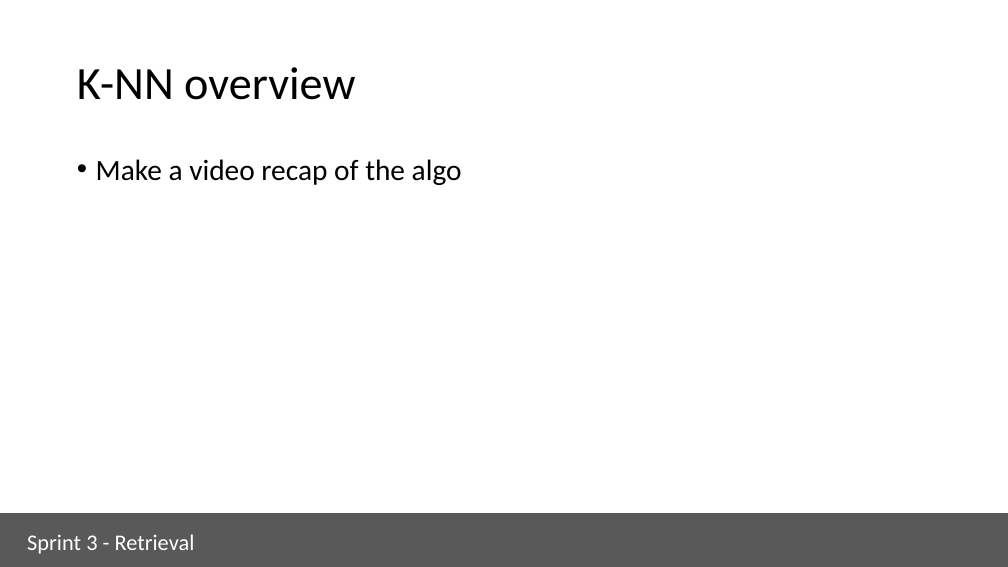
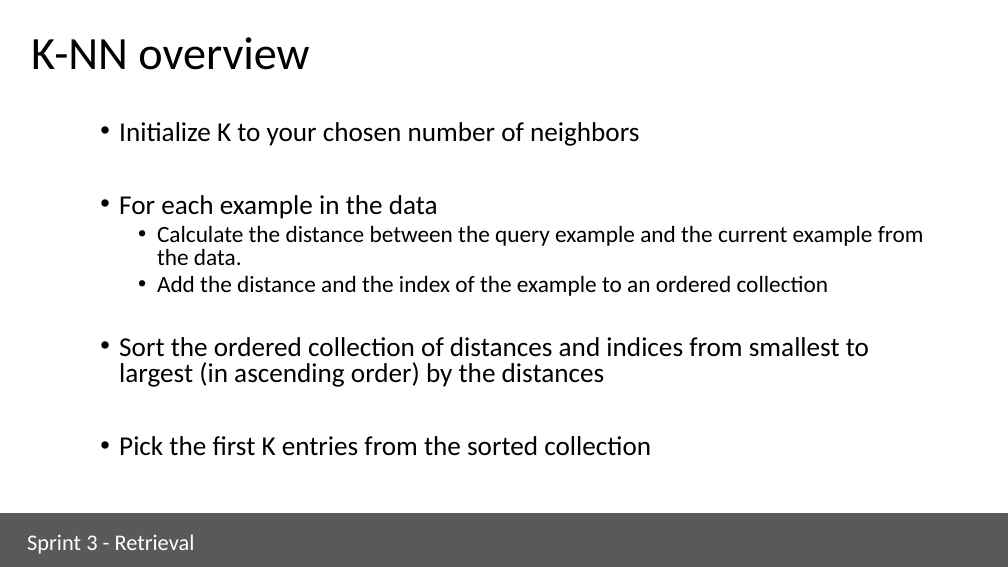
Before and after one commit to ua-dsf/ML_sprint, a slide deck: slide 21 of sprint3_retrieval/module3_retrieval.pptx. Drawn at 1008x567 pixels with LibreOffice and Linux fonts; fonts in the diff are those of the drawing. Boxes give left, top, right and bottom in pixels: in the first picture for what was removed or moved away, otherwise in the second. Text is boxed around its words. In the diff, an @@ line names an element or a change of style, - is before the commit and + after.

```diff
--- a/sprint3_retrieval/module3_retrieval.pptx
+++ b/sprint3_retrieval/module3_retrieval.pptx
@@ title "K-NN overview": place and size @@
-title "K-NN overview" at (77,67,355,100)
+title "K-NN overview" at (31,37,309,70)
@@ text at (119,122,924,456): text changed; size 28 to 25.9 pt @@
-• Make a video recap of the algo
+• Initialize K to your chosen number of neighbors
+• For each example in the data
+  • Calculate the distance between the query example and the current example from the data.
+  • Add the distance and the index of the example to an ordered collection
+• Sort the ordered collection of distances and indices from smallest to largest (in ascending order) by the distances
+• Pick the first K entries from the sorted collection
```
Also in this commit, not shown: 3 other slides changed, 11 other files.
